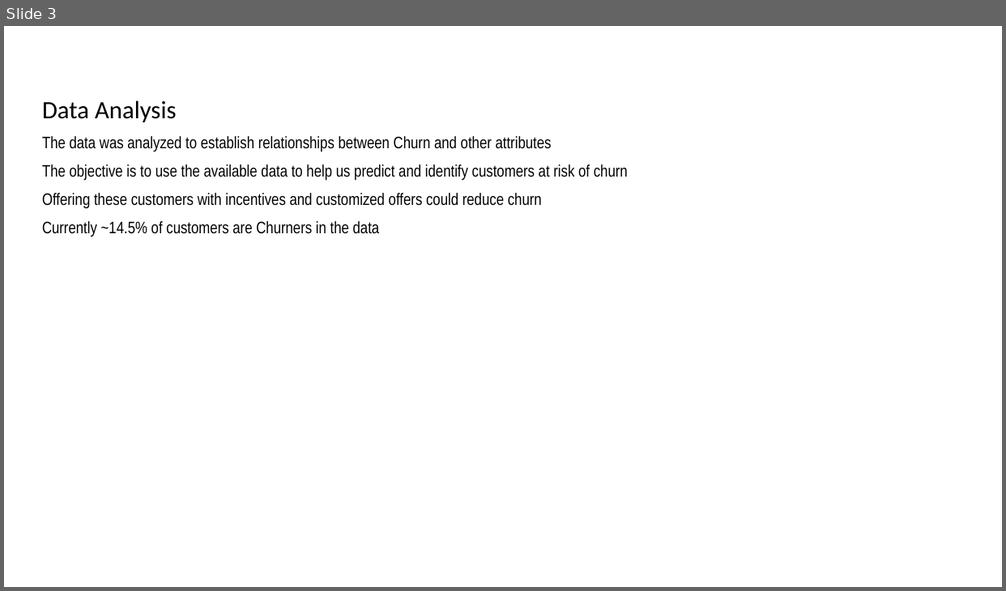
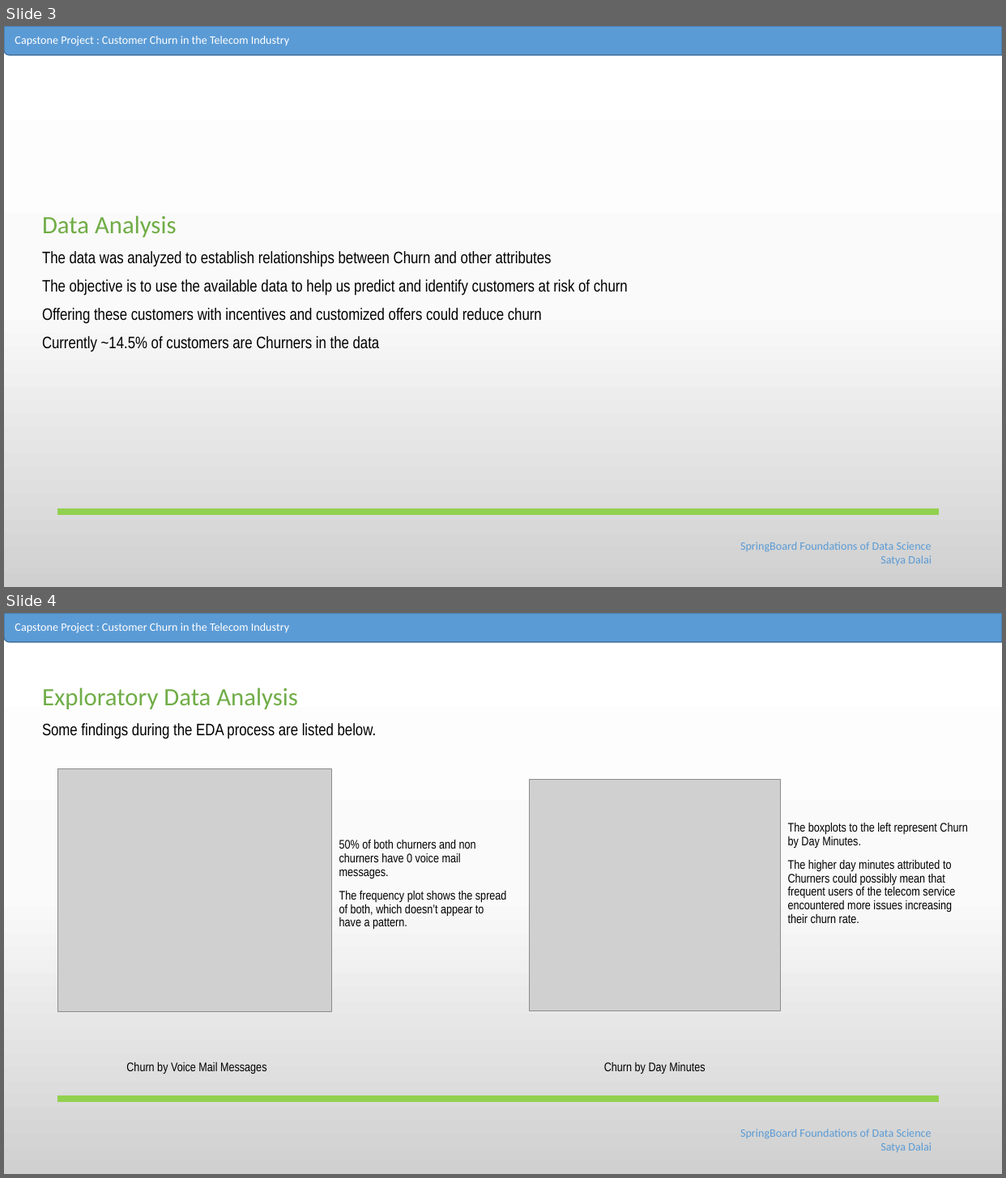
Before and after one commit to Satyad1/Capstone, a slide deck: Slides_SatyaD.pptx. Shown one above the other, each under a label of ours: slide 3 before the commit, slides 3 and 4 after it. The pictures are 1006x591 and 1006x1178 pixels, drawn with LibreOffice and Linux fonts; fonts in the diff are those of the drawing; grey boxes stand for pictures. Boxes give left, top, right and bottom in pixels: in the first picture for what was removed or moved away, otherwise in the second. Text is boxed around its words. In the diff, an @@ line names an element or a change of style, - is before the commit and + after.

```diff
--- a/Slides_SatyaD.pptx
+++ b/Slides_SatyaD.pptx
@@ slide 4 added at box(4, 613, 1002, 1174), background gradient #FFFFFF to #FBFBFB to #D1D1D1 @@
@@ round rect added at box(4, 613, 1002, 642), fill #5B9BD5, outline #43739E 1 pt @@
@@ text added at box(15, 623, 289, 633), 11 pt, text #FFFFFF @@
+Capstone Project : Customer Churn in the Telecom Industry
@@ text added at box(42, 688, 377, 739), 16 pt, text #000000 @@
+Exploratory Data Analysis
+Some findings during the EDA process are listed below.
@@ picture added at box(58, 769, 332, 1012) @@
@@ picture added at box(530, 779, 781, 1012) @@
@@ text added at box(788, 823, 967, 923), 12 pt, text #000000 @@
+The boxplots to the left represent Churn by Day Minutes.
+The higher day minutes attributed to Churners could possibly mean that frequent users of the telecom service encountered more issues increasing their churn rate.
@@ text added at box(339, 840, 507, 930), 12 pt, text #000000 @@
+50% of both churners and non churners have 0 voice mail messages.
+The frequency plot shows the spread of both, which doesn’t appear to have a pattern.
@@ text added at box(126, 1063, 267, 1074), 12 pt, text #000000 @@
+Churn by Voice Mail Messages
@@ text added at box(604, 1063, 705, 1074), 12 pt, text #000000 @@
+Churn by Day Minutes
@@ line added from (58, 1099) to (939, 1099), #92D050 6 pt @@
@@ text added at box(740, 1129, 931, 1152), 11 pt, text #5B9BD5 @@
+SpringBoard Foundations of Data Science
+Satya Dalai
@@ slide 3 changed as well @@
@@ background #FFFFFF to gradient #FFFFFF to #FBFBFB to #D1D1D1 @@
@@ round rect added at box(4, 26, 1002, 55), fill #5B9BD5, outline #43739E 1 pt @@
@@ text added at box(15, 36, 289, 46), 11 pt, text #FFFFFF @@
+Capstone Project : Customer Churn in the Telecom Industry
@@ text at box(42, 216, 177, 237): text colour #000000 to #70AD47 in "Data Analysis" @@
@@ line added from (58, 512) to (939, 512), #92D050 6 pt @@
@@ text added at box(740, 542, 931, 565), 11 pt, text #5B9BD5 @@
+SpringBoard Foundations of Data Science
+Satya Dalai
```
Also in this commit, not shown: 5 other slides changed, 6 other slides added, 4 slides removed.
